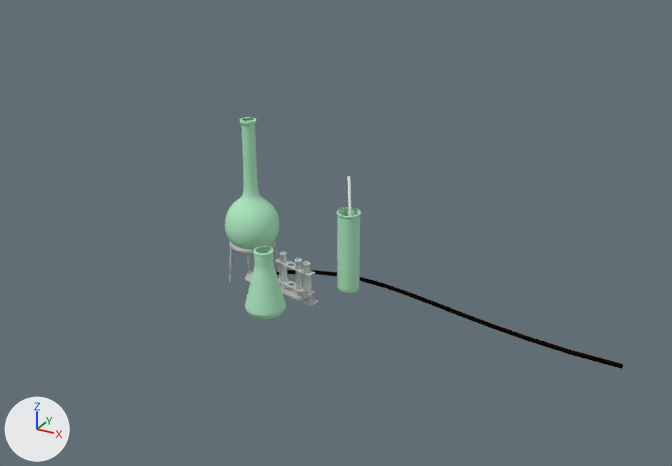
One commit to the Blender file Assets/models/house/floor02/lab/volumetric_flask01.blend: the scene before it, then after it.
Before and after are seen from a 50 mm lens placed at (2.65, -3.87, 1.9), pointed at (0.59, -0.12, 0.02). The axes (+X, +Y, +Z) are drawn at lower left. The lights are the same throughout.

The first picture shows 'base', 'beaker.000', 'conical_flask.000', 'gas_hose.000', 'volumetric_flask.000'.
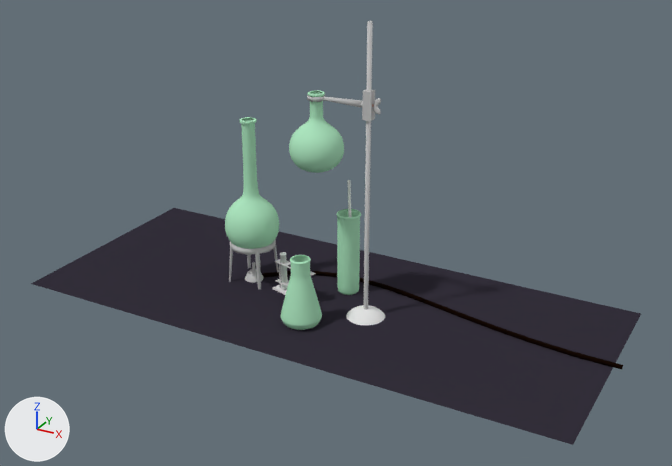
ob_test_tubes is not drawn itself; it is the parent of ob_test_tube_002, ob_test_tube_001, ob_test_tube_000, ob_test_tube_holder.

Edits to the bpy script that builds the scene:
```text
Add me_sphere:
    me_sphere.from_pydata(...)  # 161 vertices, 160 faces; spans x -0.084..0.084, y -0.084..0.084, z 0.056..0.101
    me_sphere.polygons.foreach_set('use_smooth', [True] * 160)
    me_sphere.materials.append(mat_lab_wood01)  # its picture is missing
Add me_plane:
    me_plane.from_pydata([(-1.36, -0.64, 0.0), (1.67, -0.64, 0.0), (-1.36, 0.64, 0.0), (1.67, 0.64, 0.0)], [], [(0, 1, 3, 2)])
    me_plane.materials.append(mat_lab_marble01)  # its picture is missing
Change ob_gas_hose_000:
    ob_gas_hose_000.location: (0.0, 0.0, -0.404) -> (0.0, 0.0, -0.409)
Change ob_test_tubes:
    ob_test_tubes.location: (0.312, -0.0726, -0.339) -> (0.312, -0.0726, -0.343)
Change ob_beaker_000:
    ob_beaker_000.location: (0.533, 0.117, -0.184) -> (0.533, 0.117, -0.192)
Change ob_conical_flask_000:
    ob_conical_flask_000.location: (0.274, -0.308, -0.266) -> (0.489, -0.308, -0.266)
Change ob_base:
    ob_base: bpy.data.objects.new('base', me_cube_001) -> bpy.data.objects.new('base', me_sphere)
    ob_base.location: (0.312, 0.0, -0.411) -> (-0.172, 0.194, -0.477)
    ob_base.scale: (1.0, 1.0, 1.0) -> (1.19, 1.19, 1.0)
Add ob_arm:
    ob_arm = bpy.data.objects.new('arm', me_cylinder_011)  # 64 vertices, 33 faces; spans x -0.101..0.101, y -0.017..0.017, z -0.017..0.017; in mat_lab_metal01 (light grey #c3c3c3)
    ob_arm.parent = ob_metal_stand_001
    ob_arm.location = (-0.0322, 0.194, 0.699)
Add ob_metal_stand_001:
    ob_metal_stand_001 = bpy.data.objects.new('metal_stand.001', None)
    ob_metal_stand_001.location = (0.744, -0.0882, 0.333)
    ob_metal_stand_001.rotation_euler = (0.0, 0.0, 3.142)  # degrees (0, 0, 180)
Add ob_leg:
    ob_leg = bpy.data.objects.new('leg', me_cylinder_009)  # 64 vertices, 33 faces; spans x -0.01..0.01, y -0.01..0.01, z -0.75..0.75; in mat_lab_metal01 (light grey #c3c3c3)
    ob_leg.parent = ob_metal_stand_001
    ob_leg.location = (-0.172, 0.194, 0.344)
Add ob_turn_key:
    ob_turn_key = bpy.data.objects.new('turn_key', me_cube_003)  # 32 vertices, 30 faces; spans x -0.0382..0.0266, y -0.0068..0.0068, z -0.0494..0.0494; in mat_lab_metal01 (light grey #c3c3c3); modifiers SUBSURF
    ob_turn_key.parent = ob_metal_stand_001
    ob_turn_key.location = (-0.213, 0.194, 0.699)
    ob_turn_key.scale = (0.566, 1.0, 0.835)
Add ob_arm_base:
    ob_arm_base = bpy.data.objects.new('arm_base', me_cube_002)  # a box spanning x -0.0218..0.0218, y -0.0218..0.0218, z -0.07..0.07; in mat_lab_metal01 (light grey #c3c3c3)
    ob_arm_base.parent = ob_metal_stand_001
    ob_arm_base.location = (-0.172, 0.194, 0.699)
Add ob_o_ring:
    ob_o_ring = bpy.data.objects.new('o_ring', me_cylinder_012)  # 128 vertices, 128 faces; spans x -0.043..0.043, y -0.043..0.043, z -0.0113..0.0113; in mat_lab_metal01 (light grey #c3c3c3)
    ob_o_ring.parent = ob_metal_stand_001
    ob_o_ring.location = (0.111, 0.194, 0.699)
Add ob_table_top:
    ob_table_top = bpy.data.objects.new('table_top', me_plane)
    ob_table_top.location = (0.316, -0.015, -0.42)
Add ob_base_001:
    ob_base_001 = bpy.data.objects.new('base.001', me_cube_001)
    ob_base_001.parent = ob_test_tube_holder
    ob_base_001.location = (0.312, 0.0, -0.411)
Add ob_volumetric_flask_001:
    ob_volumetric_flask_001 = bpy.data.objects.new('volumetric_flask.001', me_cylinder_013)  # 512 vertices, 481 faces; spans x -1.0..1.0, y -1.0..1.0, z -1.13..2.11; in mat_lab_glass01 (green #aee7c1); modifiers SUBSURF, SOLIDIFY
    ob_volumetric_flask_001.location = (0.46, -0.087, 0.465)
    ob_volumetric_flask_001.scale = (0.138, 0.138, 0.121)
```

Where the change shows, as pixel boxes [x1, y1, x2, y2] in the pictures (672 x 466 px):
'table_top', added
    after: [31, 208, 641, 445]
'conical_flask.000', moved
    before: [245, 246, 286, 320]
    after: [280, 255, 322, 330]
'volumetric_flask.001', added (green)
    after: [289, 90, 344, 173]
'beaker.000', moved
    before: [336, 207, 361, 294]
    after: [336, 209, 361, 295]
'gas_hose.000', moved
    before: [276, 270, 623, 369]
    after: [262, 271, 623, 370]
'leg', added
    after: [364, 21, 373, 310]
'base', moved, reshaped, rescaled
    before: [281, 283, 319, 306]
    after: [346, 305, 385, 325]
'arm_base', added
    after: [362, 89, 375, 121]
'plates', moved
    before: [275, 258, 316, 296]
    after: [275, 259, 316, 287]
'test_tube.000', moved (not visible afterwards)
    before: [303, 261, 310, 299]
'arm', added
    after: [323, 97, 362, 107]
'test_tube.001', moved
    before: [280, 251, 288, 289]
    after: [280, 252, 288, 290]
'test_tube.002', moved (not visible afterwards)
    before: [295, 258, 302, 295]
'turn_key', added
    after: [373, 98, 381, 115]
'legs', moved
    before: [279, 259, 312, 301]
    after: [279, 260, 311, 288]
'o_ring', added
    after: [307, 95, 325, 102]
'base.001', added
    after: [273, 284, 319, 302]
